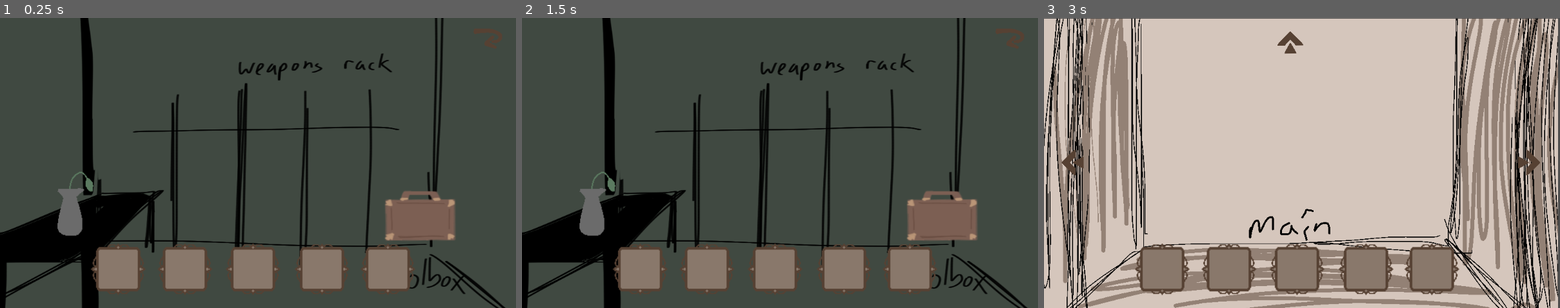
Above: before the commit, frames 1-3 (left to right).
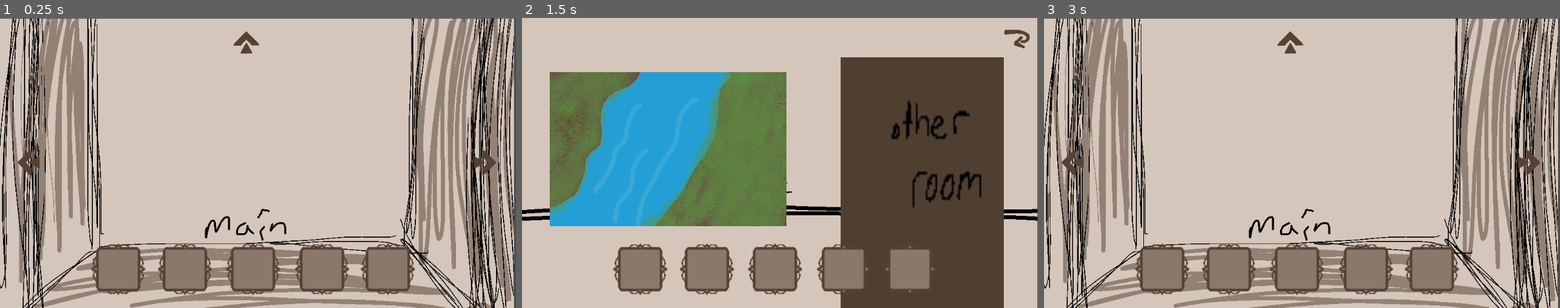
Above: after the commit, the same moments.

Repository: yaliu10/Escape-Room
Game: Godot game, scene res://room.tscn
Two runs of this game, one before a commit and one after it. Both use one fixed random seed, a clock stepped at 60 frames per second and the inputs below.
Inputs (mouse positions are in pixels of both pictures, inside the frame that each line leads up to):
- Up to frame 1 (0.25 s): no input
- Up to frame 2 (1.5 s): tap Enter at 0.5 s; drag from (552, 163) to (640, 270) at 0.52 s; tap Space at 1.25 s; drag from (1001, 163) to (640, 270) at 1.27 s
- Up to frame 3 (3 s): tap Enter at 2 s; move the mouse to (1291, 47) at 2.02 s; click (1291, 47) at 2.17 s; tap Space at 2.75 s; drag from (1539, 38) to (1229, 267) at 2.77 s

The runs differ from the first frame. In frame 1, 91% of the frame differs, in the area x 0-100%, y 0-100%; in frame 2, 72%; in frame 3, nothing differs.

Commit message:
all keys done
yippee

Diff:
--- a/escape-room/room.gd
+++ b/escape-room/room.gd
@@ -220,8 +220,6 @@
 			Input.set_custom_mouse_cursor(cursor)
 
 
-
-
 func _on_river_area_area_entered(area: Area2D) -> void:
 	if area.is_in_group("item"):
 			if area.get_parent().item_id == 1:
@@ -256,3 +254,14 @@
 		$"In Right Painting/Open Toolbox".visible = true
 		$"In Right Painting/Closed Toolbox".queue_free()
 		$"In Right Painting/Chisel".visible = true
+
+
+func _on_brick_area_area_entered(area: Area2D) -> void:
+	if area.is_in_group("item"):
+			if area.get_parent().item_id == 5:
+				$"In Front Painting/Well Key".visible = true
+				$"In Front Painting/Brick".queue_free()
+
+				empty_slot(area.get_parent().drop_location_id)
+				area.get_parent().queue_free()
+				Input.set_custom_mouse_cursor(cursor)
--- a/escape-room/room.tscn
+++ b/escape-room/room.tscn
@@ -24,6 +24,8 @@
 [ext_resource type="Texture2D" uid="uid://mwlxqxw02hyy" path="res://art/chisel.PNG" id="21_56284"]
 [ext_resource type="Texture2D" uid="uid://ds552hk8olw1w" path="res://art/ph-closed case.PNG" id="22_grjj2"]
 [ext_resource type="Texture2D" uid="uid://bwsn7jxnip1o3" path="res://art/ph-opened case.PNG" id="23_58ajg"]
+[ext_resource type="Texture2D" uid="uid://lfk6lm2ogsnb" path="res://art/IMG_2856.PNG" id="25_xljdd"]
+[ext_resource type="Texture2D" uid="uid://b08qdw4sxt8o" path="res://art/Rose.png" id="26_ur4sx"]
 
 [sub_resource type="RectangleShape2D" id="RectangleShape2D_5ms4q"]
 size = Vector2(83, 83)
@@ -93,6 +95,12 @@
 
 [sub_resource type="CircleShape2D" id="CircleShape2D_18k77"]
 radius = 29.872
+
+[sub_resource type="RectangleShape2D" id="RectangleShape2D_uxxnn"]
+size = Vector2(51.1799, 30.5172)
+
+[sub_resource type="CircleShape2D" id="CircleShape2D_p31ks"]
+radius = 56.289
 
 [node name="Room" type="Node2D"]
 script = ExtResource("1_px8ol")
@@ -374,6 +382,7 @@
 one_shot = true
 
 [node name="In Right Painting" type="Sprite2D" parent="."]
+visible = false
 z_index = 1
 scale = Vector2(1.125, 1.08833)
 texture = ExtResource("9_q6k2w")
@@ -431,6 +440,7 @@
 scale = Vector2(0.203674, 0.203674)
 texture = ExtResource("21_56284")
 script = ExtResource("12_6j7kt")
+item_id = 5
 
 [node name="Chisel Area" type="Area2D" parent="In Right Painting/Chisel" groups=["item"]]
 
@@ -490,6 +500,36 @@
 
 [node name="CollisionShape2D" type="CollisionShape2D" parent="In Front Painting/Front Painting Return/Front Painting Return Area"]
 shape = SubResource("CircleShape2D_18k77")
+
+[node name="Brick" type="Sprite2D" parent="In Front Painting"]
+position = Vector2(314.832, 254.05)
+rotation = -0.239559
+scale = Vector2(1.55236, 1.33774)
+texture = ExtResource("25_xljdd")
+
+[node name="Brick area" type="Area2D" parent="In Front Painting/Brick"]
+
+[node name="CollisionShape2D" type="CollisionShape2D" parent="In Front Painting/Brick/Brick area"]
+position = Vector2(1.66675, 0.833128)
+shape = SubResource("RectangleShape2D_uxxnn")
+
+[node name="Well Key" type="Sprite2D" parent="In Front Painting"]
+visible = false
+position = Vector2(319.389, 253.6)
+rotation = 0.68382
+scale = Vector2(0.482841, 0.482841)
+texture = ExtResource("26_ur4sx")
+script = ExtResource("12_6j7kt")
+item_id = 6
+
+[node name="Well Key Area" type="Area2D" parent="In Front Painting/Well Key" groups=["item"]]
+
+[node name="CollisionShape2D" type="CollisionShape2D" parent="In Front Painting/Well Key/Well Key Area"]
+shape = SubResource("CircleShape2D_p31ks")
+
+[node name="Timer" type="Timer" parent="In Front Painting/Well Key"]
+wait_time = 0.2
+one_shot = true
 
 [connection signal="area_entered" from="Slot1/Slot1 Area" to="." method="_on_slot_1_area_area_entered"]
 [connection signal="area_entered" from="Slot2/Slot2 Area" to="." method="_on_slot_2_area_area_entered"]
@@ -546,3 +586,6 @@
 [connection signal="input_event" from="In Front Painting/Front Painting Return/Front Painting Return Area" to="." method="_on_front_painting_return_area_input_event"]
 [connection signal="mouse_entered" from="In Front Painting/Front Painting Return/Front Painting Return Area" to="." method="change_cursor_in_painting"]
 [connection signal="mouse_exited" from="In Front Painting/Front Painting Return/Front Painting Return Area" to="." method="change_cursor_back_in_painting"]
+[connection signal="area_entered" from="In Front Painting/Brick/Brick area" to="." method="_on_brick_area_area_entered"]
+[connection signal="input_event" from="In Front Painting/Well Key/Well Key Area" to="In Front Painting/Well Key" method="_on_empty_bucket_area_input_event"]
+[connection signal="timeout" from="In Front Painting/Well Key/Timer" to="In Front Painting/Well Key" method="_on_timer_timeout"]
Not shown: 1 places in escape-room/room.tscn that only renumber resources
